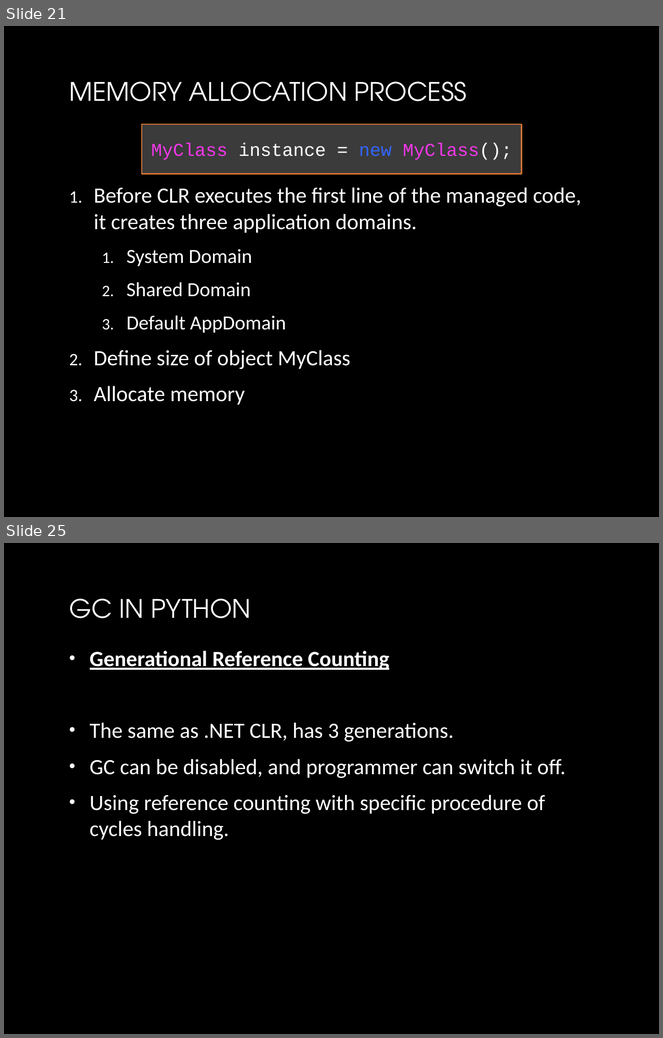
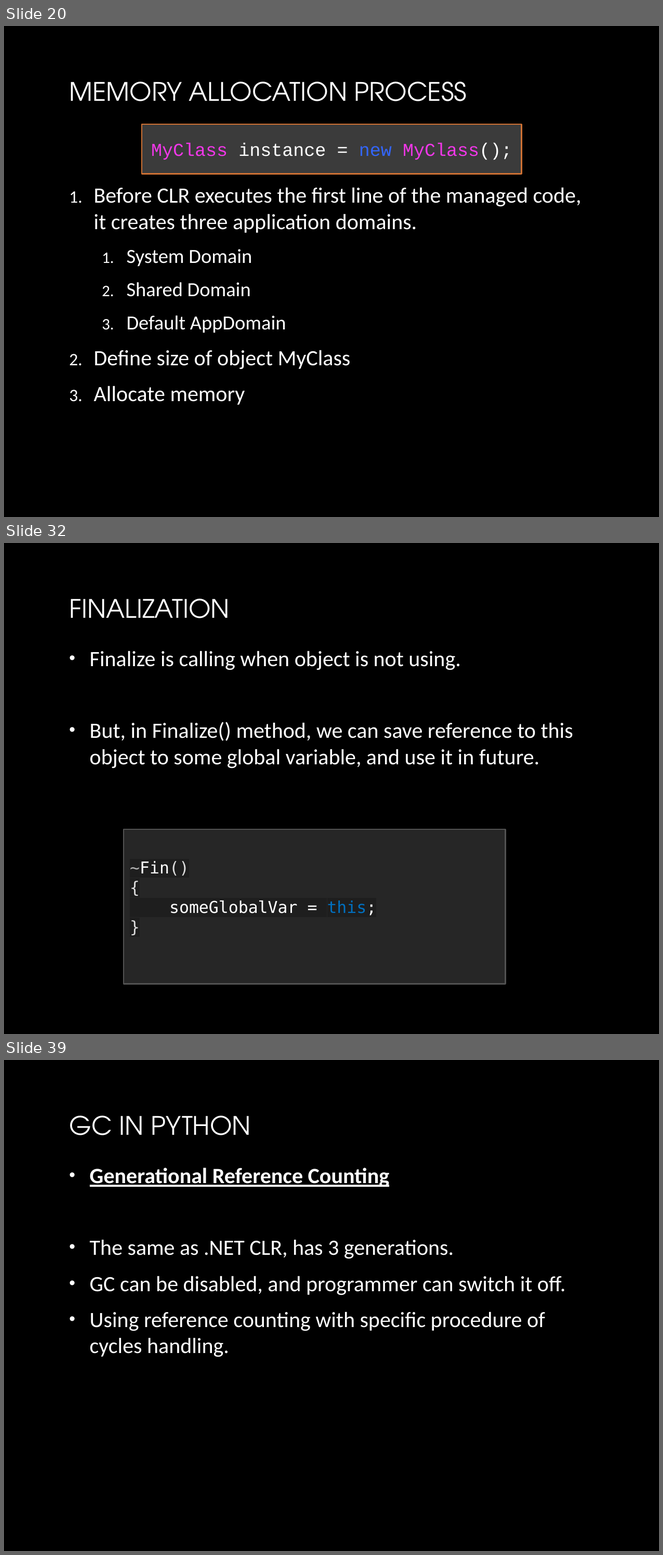
Before and after one commit to yuriyshapovalov/slides, a slide deck: ppt/Garbage collection in dotnet.pptx. Shown one above the other, each under a label of ours: slides 21 and 25 before the commit, slides 20, 32 and 39 after it; the slides between them are not shown. The pictures are 663x1038 and 663x1555 pixels, drawn with LibreOffice and Linux fonts; fonts in the diff are those of the drawing; background and template pictures are left out. Boxes give left, top, right and bottom in pixels: in the first picture for what was removed or moved away, otherwise in the second. Text is boxed around its words. In the diff, an @@ line names an element or a change of style, - is before the commit and + after.

```diff
--- a/ppt/Garbage collection in dotnet.pptx
+++ b/ppt/Garbage collection in dotnet.pptx
@@ slide 32 added at bbox=[4, 543, 659, 1034], background picture (left out) @@
@@ title added at bbox=[69, 599, 230, 618], 28 pt, text gradient #FFFFFF to #BFBFBF @@
+FINALIZATION
@@ text added at bbox=[90, 651, 573, 769], 24 pt, text gradient #FFFFFF to #BFBFBF @@
+• Finalize is calling when object is not using.
+• But, in Finalize() method, we can save reference to this object to some global variable, and use it in future.
@@ rectangle added at bbox=[123, 830, 505, 984], fill #262626, outline #525252 1.5 pt, 18 pt, text #FFFFFF @@
+~Fin()
+{
+someGlobalVar = this;
+}
@@ what was slide 21 is now slide 20 @@
@@ what was slide 25 is now slide 39 @@
```
Also in this commit, not shown: 2 slides changed, 18 other slides added, 3 slides removed, 1 other file.
